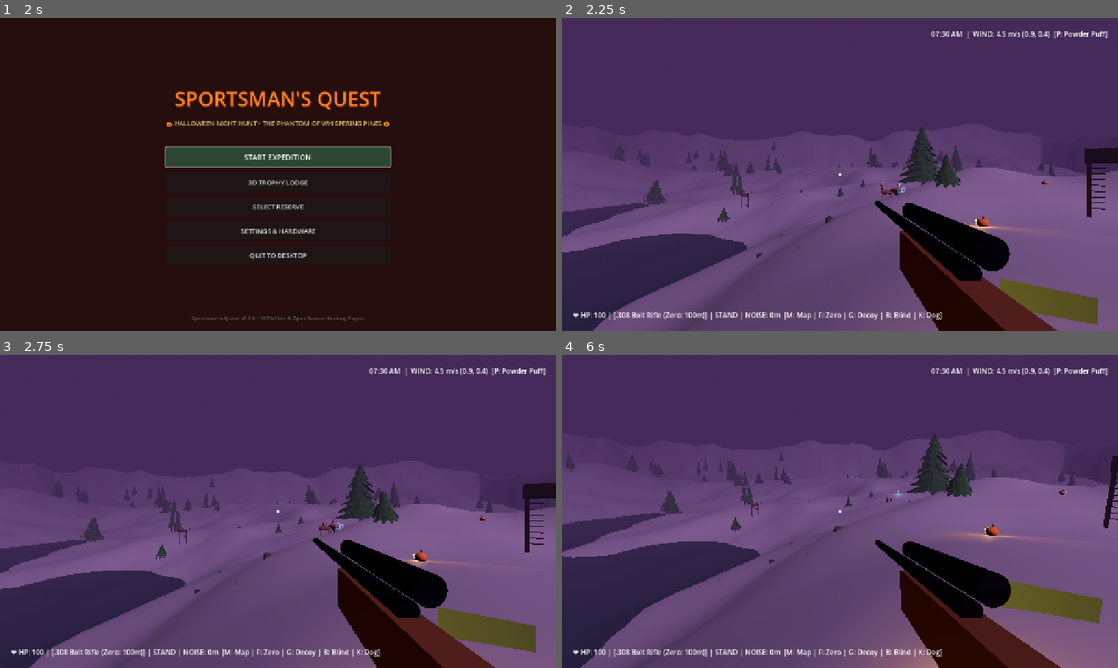
Above: before the commit, frames 1-4 (two rows, left to right).
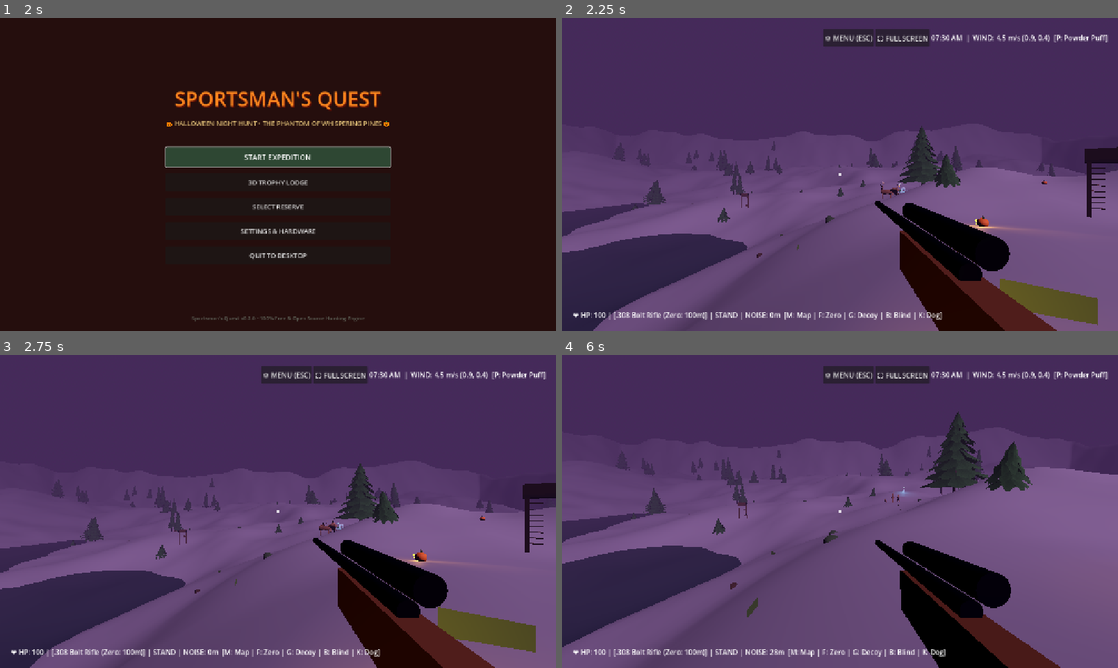
Above: after the commit, the same moments.

Repository: robfernan/sportsmans-quest
Game: Godot game, scene res://scenes/main_menu.tscn
The game is run twice, just before and just after one commit, with the same random seed, the same clock (stepped at 60 frames per second) and the same inputs.
Inputs (mouse positions are in pixels of both pictures, inside the frame that each line leads up to):
- Up to frame 1 (2 s): click "3D TROPHY LODGE" at 0.5 s; click "RETURN TO MENU" at 1.25 s
- Up to frame 2 (2.25 s): click "START EXPEDITION" at 2 s
- Up to frame 3 (2.75 s): no input
- Up to frame 4 (6 s): click (851, 373) at 2.75 s, where only the run after the commit has a clickable "⚙️ MENU (ESC)"; tap Enter at 3.5 s; move the mouse to (867, 511) at 3.52 s; hold E (interact) 3.53-4.28 s; hold Up (move_forward) from 3.53 s (still down); click (867, 511) at 3.67 s; tap Space at 3.77, 4.07, 4.52, 4.82 s; tap Shift (sprint) at 3.8, 4.35, 5.3, 5.85 s; move the mouse to (812, 511) at 4.27 s; tap E (interact) at 4.55 s; move the mouse to (851, 505) at 5.02 s; hold E (interact) 5.03-5.78 s; move the mouse to (834, 517) at 5.77 s; click (834, 517) at 5.92 s

Frame 1 is identical in both runs. In frame 2, 1.6% of the frame differs, in the area x 47-99%, y 3-10%; in frame 3, 1.6%; in frame 4, 14%, in the area x 0-100%, y 3-100%.

Commit message:
fix: UI menu button, fullscreen toggle, natural photo poses, and web key input fallback

Diff:
--- a/src/lodge/lodge_visitor.gd
+++ b/src/lodge/lodge_visitor.gd
@@ -24,10 +24,10 @@
 		velocity.y -= 9.8 * delta
 
 	var input_dir := Vector2.ZERO
-	if Input.is_physical_key_pressed(KEY_W): input_dir.y -= 1.0
-	if Input.is_physical_key_pressed(KEY_S): input_dir.y += 1.0
-	if Input.is_physical_key_pressed(KEY_A): input_dir.x -= 1.0
-	if Input.is_physical_key_pressed(KEY_D): input_dir.x += 1.0
+	if Input.is_action_pressed("move_forward") or Input.is_physical_key_pressed(KEY_W) or Input.is_key_pressed(KEY_W): input_dir.y -= 1.0
+	if Input.is_action_pressed("move_backward") or Input.is_physical_key_pressed(KEY_S) or Input.is_key_pressed(KEY_S): input_dir.y += 1.0
+	if Input.is_action_pressed("move_left") or Input.is_physical_key_pressed(KEY_A) or Input.is_key_pressed(KEY_A): input_dir.x -= 1.0
+	if Input.is_action_pressed("move_right") or Input.is_physical_key_pressed(KEY_D) or Input.is_key_pressed(KEY_D): input_dir.x += 1.0
 	input_dir = input_dir.normalized()
 
 	var dir = (transform.basis * Vector3(input_dir.x, 0, input_dir.y)).normalized()
--- a/src/player/hunter_controller.gd
+++ b/src/player/hunter_controller.gd
@@ -466,13 +466,13 @@
 		velocity.y -= 9.8 * delta
 
 	var input_dir := Vector2.ZERO
-	if Input.is_physical_key_pressed(KEY_W): input_dir.y -= 1.0
-	if Input.is_physical_key_pressed(KEY_S): input_dir.y += 1.0
-	if Input.is_physical_key_pressed(KEY_A): input_dir.x -= 1.0
-	if Input.is_physical_key_pressed(KEY_D): input_dir.x += 1.0
+	if Input.is_action_pressed("move_forward") or Input.is_physical_key_pressed(KEY_W) or Input.is_key_pressed(KEY_W): input_dir.y -= 1.0
+	if Input.is_action_pressed("move_backward") or Input.is_physical_key_pressed(KEY_S) or Input.is_key_pressed(KEY_S): input_dir.y += 1.0
+	if Input.is_action_pressed("move_left") or Input.is_physical_key_pressed(KEY_A) or Input.is_key_pressed(KEY_A): input_dir.x -= 1.0
+	if Input.is_action_pressed("move_right") or Input.is_physical_key_pressed(KEY_D) or Input.is_key_pressed(KEY_D): input_dir.x += 1.0
 	input_dir = input_dir.normalized()
 
-	var is_sprinting = Input.is_physical_key_pressed(KEY_SHIFT) and current_stance == Stance.STAND and not is_aiming_optics
+	var is_sprinting = (Input.is_action_pressed("sprint") or Input.is_physical_key_pressed(KEY_SHIFT) or Input.is_key_pressed(KEY_SHIFT)) and current_stance == Stance.STAND and not is_aiming_optics
 
 	var current_speed = walk_speed
 	match current_stance:
--- a/src/player/hunter_third_person_builder.gd
+++ b/src/player/hunter_third_person_builder.gd
@@ -217,36 +217,34 @@
 			r_leg.rotation = Vector3(0, deg_to_rad(-15), 0)
 
 		Pose.GROUND_KNEEL:
-			# Kneeling down right next to the fallen trophy with hand resting on it
-			anchor.position = Vector3(0, -0.48, 0)
-			# Right knee on ground, left knee forward
-			r_leg.rotation = Vector3(deg_to_rad(85), deg_to_rad(-10), 0)
-			l_leg.rotation = Vector3(deg_to_rad(-70), deg_to_rad(10), 0)
-			# Arms posed touching animal antlers/fur
-			l_arm.rotation = Vector3(deg_to_rad(-65), deg_to_rad(30), deg_to_rad(-25))
-			r_arm.rotation = Vector3(deg_to_rad(-55), deg_to_rad(-20), deg_to_rad(20))
+			# Respectful one-knee ground kneel next to harvest
+			anchor.position = Vector3(0, -0.42, 0)
+			r_leg.rotation = Vector3(deg_to_rad(75), deg_to_rad(-10), 0)
+			l_leg.rotation = Vector3(deg_to_rad(-45), deg_to_rad(10), 0)
+			l_arm.rotation = Vector3(deg_to_rad(-45), deg_to_rad(20), deg_to_rad(-15))
+			r_arm.rotation = Vector3(deg_to_rad(-40), deg_to_rad(-15), deg_to_rad(15))
 			if head:
-				head.rotation = Vector3(deg_to_rad(15), deg_to_rad(-10), 0)
+				head.rotation = Vector3(deg_to_rad(12), deg_to_rad(-10), 0)
 			if rifle:
-				rifle.position = Vector3(0.35, 0.45, 0.1)
-				rifle.rotation = Vector3(deg_to_rad(75), 0, deg_to_rad(-15))
+				rifle.position = Vector3(0.25, 0.2, 0.05)
+				rifle.rotation = Vector3(deg_to_rad(65), 0, deg_to_rad(-15))
 
 		Pose.GROUND_LOUNGE:
-			# Hilarious lounging / side reclining pose on the ground next to the beast!
-			anchor.position = Vector3(0, -0.72, 0)
-			anchor.rotation.z = deg_to_rad(18) # relaxed lean on elbow
-			# Left arm prop up head
-			l_arm.rotation = Vector3(deg_to_rad(25), 0, deg_to_rad(110))
-			# Right arm waving / resting leisurely across chest
-			r_arm.rotation = Vector3(deg_to_rad(-20), 0, deg_to_rad(-45))
-			# Legs stretched out horizontally on ground
-			l_leg.rotation = Vector3(deg_to_rad(80), deg_to_rad(30), deg_to_rad(-15))
-			r_leg.rotation = Vector3(deg_to_rad(85), deg_to_rad(-20), deg_to_rad(10))
+			# Relaxed ground lounge: hunter reclining comfortably on one hip with elbow propping up
+			anchor.position = Vector3(0, -0.65, 0)
+			anchor.rotation = Vector3(deg_to_rad(-10), deg_to_rad(20), deg_to_rad(25))
+			# Left arm resting on ground supporting torso
+			l_arm.rotation = Vector3(deg_to_rad(15), 0, deg_to_rad(65))
+			# Right arm resting relaxed across knee
+			r_arm.rotation = Vector3(deg_to_rad(-35), deg_to_rad(-15), deg_to_rad(15))
+			# Legs bent naturally sitting on the grass
+			l_leg.rotation = Vector3(deg_to_rad(65), deg_to_rad(25), deg_to_rad(-10))
+			r_leg.rotation = Vector3(deg_to_rad(40), deg_to_rad(-15), deg_to_rad(10))
 			if head:
-				head.rotation = Vector3(deg_to_rad(-12), deg_to_rad(15), deg_to_rad(-18))
+				head.rotation = Vector3(deg_to_rad(-8), deg_to_rad(-15), deg_to_rad(-15))
 			if rifle:
-				rifle.position = Vector3(0, 0.15, -0.4)
-				rifle.rotation = Vector3(0, deg_to_rad(90), deg_to_rad(90))
+				rifle.position = Vector3(0.2, -0.2, -0.3)
+				rifle.rotation = Vector3(deg_to_rad(75), deg_to_rad(45), deg_to_rad(15))
 
 		Pose.VICTORY_THUMBS_UP:
 			# Standing victory thumbs up with wide grin pose
--- a/src/ui/harvest_screen.gd
+++ b/src/ui/harvest_screen.gd
@@ -118,12 +118,18 @@
 		hunter.set_third_person_visible(true)
 		hunter.set_photo_pose(pose_enums[current_pose_idx])
 
-		# Position the hunter right next to the fallen animal/monster!
+		# Position the hunter right next to the fallen animal/monster on the ground
 		if target_animal and is_instance_valid(target_animal):
 			var a_pos = target_animal.global_position
 			var offset_dir = target_animal.global_transform.basis.x
-			hunter.global_position = a_pos + (offset_dir * 0.95)
-			hunter.look_at(a_pos + (target_animal.global_transform.basis.z * 1.5), Vector3.UP)
+			var h_pos = a_pos + (offset_dir * 1.1)
+			var world = get_tree().root.find_child("Main", true, false)
+			if world and world.terrain:
+				h_pos.y = world.terrain.height_at(h_pos.x, h_pos.z) + 0.9
+			hunter.global_position = h_pos
+			hunter.look_at(a_pos, Vector3.UP)
+			hunter.rotation.x = 0
+			hunter.rotation.z = 0
 
 		# Create or activate a world-space photo camera focused on the hunter & harvest
 		if not photo_camera:
--- a/src/ui/hunting_hud.gd
+++ b/src/ui/hunting_hud.gd
@@ -5,6 +5,8 @@
 ## Displays Wind Indicator, Stance/Noise, Weapon/Ammo, Rangefinder, Zeroing, and Huntermate Clues.
 
 @onready var wind_label: Label = $Margin/TopRight/WindLabel
+@onready var menu_btn: Button = $Margin/TopRight/MenuButton
+@onready var fullscreen_btn: Button = $Margin/TopRight/FullscreenButton
 @onready var stance_label: Label = $Margin/BottomLeft/StanceLabel
 @onready var clue_label: Label = $Margin/BottomLeft/ClueLabel
 @onready var range_label: Label = $Center/RangeLabel
@@ -19,6 +21,18 @@
 	hunter = get_tree().root.find_child("Hunter", true, false) as HunterController
 	wind_system = get_tree().root.find_child("WindSystem", true, false) as WindSystem
 	world = get_tree().root.find_child("Main", true, false)
+
+	if menu_btn:
+		menu_btn.pressed.connect(toggle_pause)
+	if fullscreen_btn:
+		fullscreen_btn.pressed.connect(_toggle_fullscreen)
+
+func _toggle_fullscreen() -> void:
+	var mode = DisplayServer.window_get_mode()
+	if mode == DisplayServer.WINDOW_MODE_FULLSCREEN or mode == DisplayServer.WINDOW_MODE_EXCLUSIVE_FULLSCREEN:
+		DisplayServer.window_set_mode(DisplayServer.WINDOW_MODE_WINDOWED)
+	else:
+		DisplayServer.window_set_mode(DisplayServer.WINDOW_MODE_FULLSCREEN)
 
 func _process(_delta: float) -> void:
 	if not hunter:
--- a/src/ui/hunting_hud.tscn
+++ b/src/ui/hunting_hud.tscn
@@ -22,6 +22,14 @@
 size_flags_horizontal = 8
 size_flags_vertical = 0
 mouse_filter = 2
+
+[node name="MenuButton" type="Button" parent="Margin/TopRight"]
+layout_mode = 2
+text = "⚙️ MENU (ESC)"
+
+[node name="FullscreenButton" type="Button" parent="Margin/TopRight"]
+layout_mode = 2
+text = "⛶ FULLSCREEN"
 
 [node name="WindLabel" type="Label" parent="Margin/TopRight"]
 layout_mode = 2
